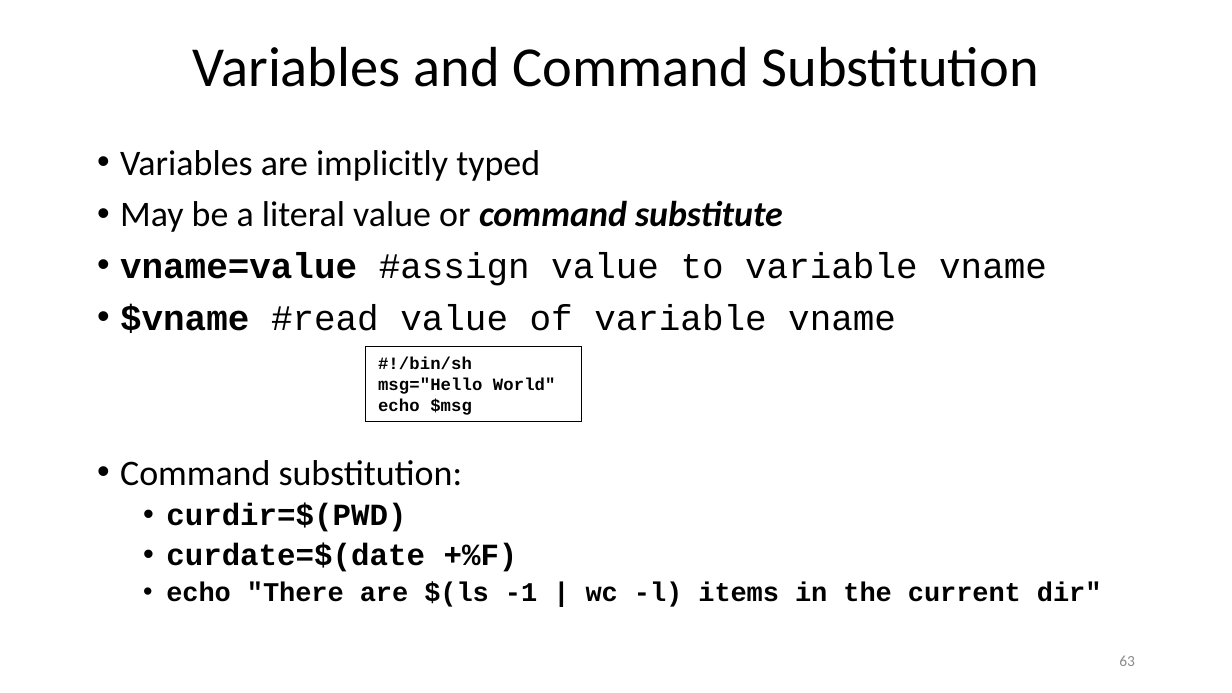
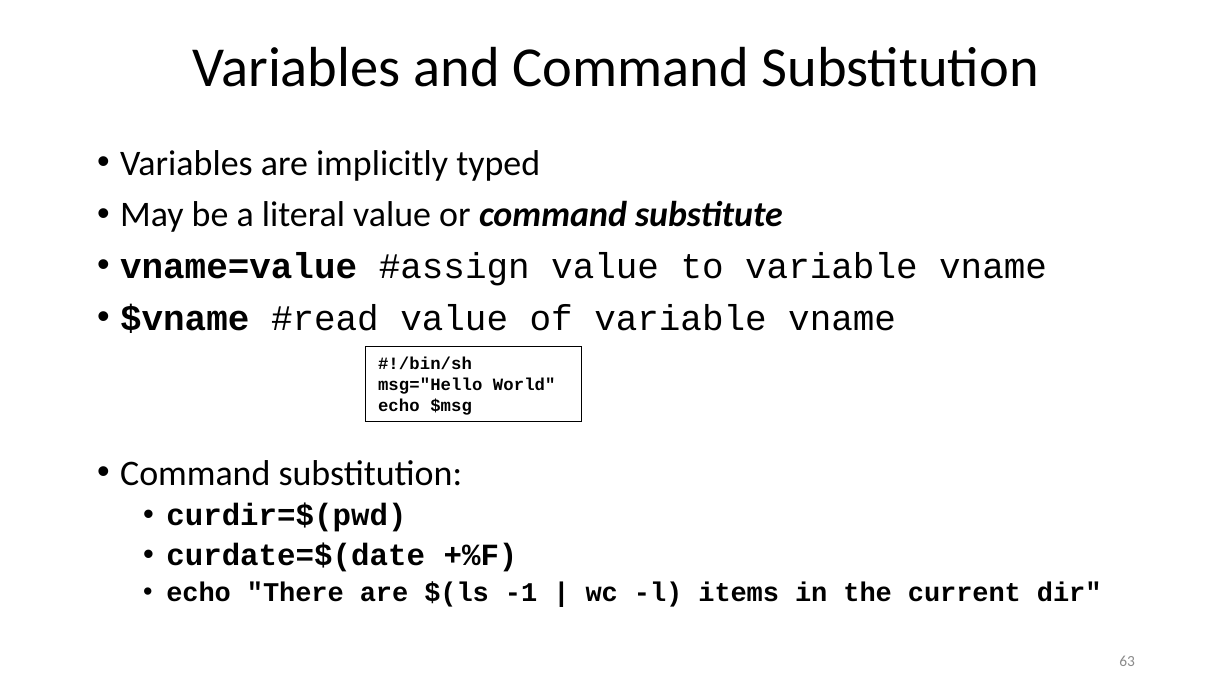
Before and after one commit to ketancmaheshwari/lisa19, a slide deck: slide 63 of lpt_LISA.pptx. Drawn at 1232x693 pixels with LibreOffice and Linux fonts; fonts in the diff are those of the drawing. Boxes give left, top, right and bottom in pixels: in the first picture for what was removed or moved away, otherwise in the second. Text is boxed around its words. In the diff, an @@ line names an element or a change of style, - is before the commit and + after.

```diff
--- a/lpt_LISA.pptx
+++ b/lpt_LISA.pptx
@@ text at [166,503,406,532]: text changed @@
-  • curdir=$(PWD)
+  • curdir=$(pwd)
```
Also in this commit, not shown: 8 other slides changed.
